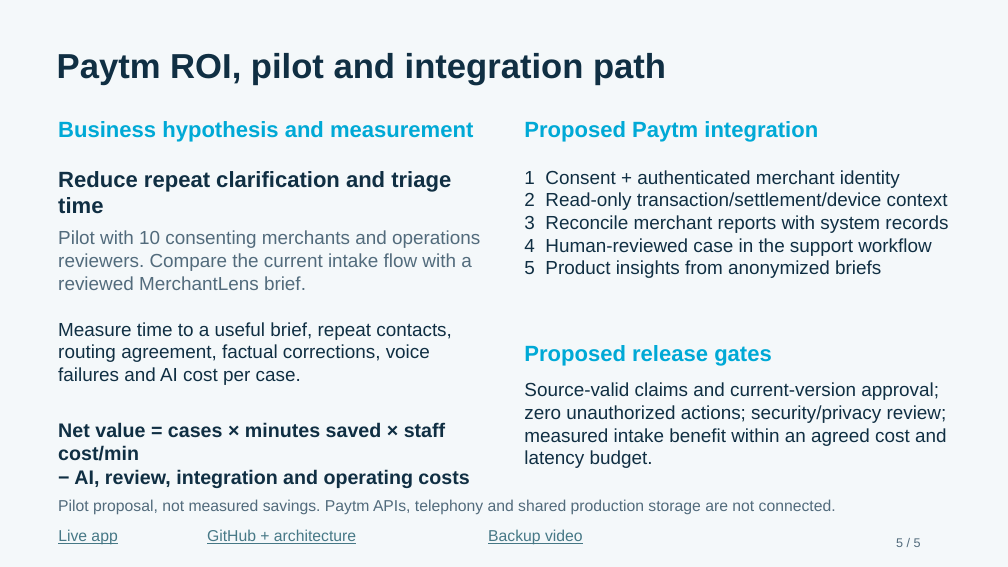
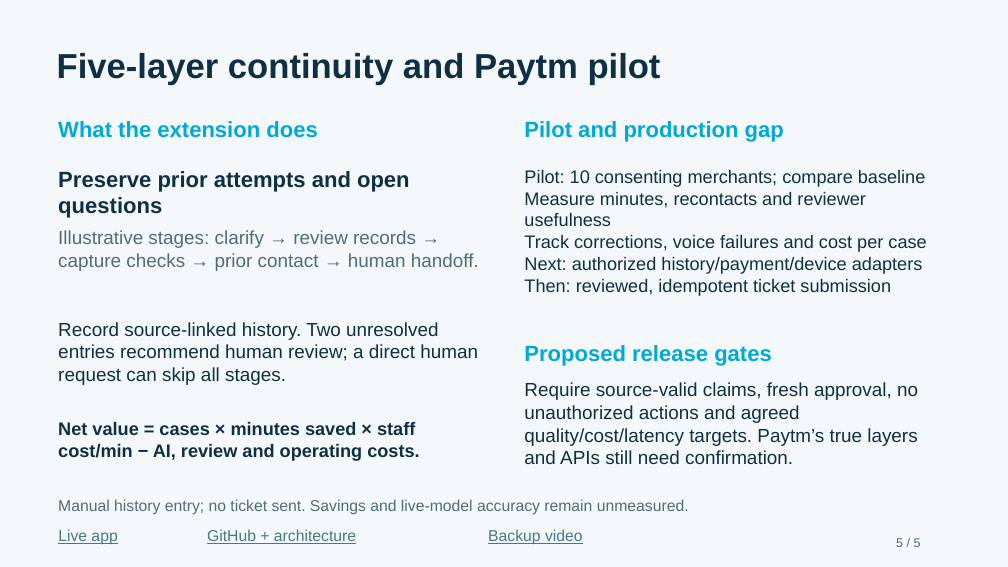
Before and after one commit to gowtham66867/merchantlens-paytm, a slide deck: slide 5 of docs/MerchantLens-Five-Slide-Pitch.pptx. Drawn at 1008x567 pixels with LibreOffice and Linux fonts; fonts in the diff are those of the drawing. Boxes give left, top, right and bottom in pixels: in the first picture for what was removed or moved away, otherwise in the second. Text is boxed around its words. In the diff, an @@ line names an element or a change of style, - is before the commit and + after.

Commit message:
Capture technical feedback and incorporate it in five-slide pitch

```diff
--- a/docs/MerchantLens-Five-Slide-Pitch.pptx
+++ b/docs/MerchantLens-Five-Slide-Pitch.pptx
@@ text at (x1=57, y1=53, x2=661, y2=85): text changed @@
-Paytm ROI, pilot and integration path
+Five-layer continuity and Paytm pilot
@@ text at (x1=58, y1=121, x2=317, y2=138): text changed @@
-Business hypothesis and measurement
+What the extension does
@@ text at (x1=524, y1=121, x2=784, y2=142): text changed @@
-Proposed Paytm integration
+Pilot and production gap
@@ text at (x1=58, y1=171, x2=410, y2=218): text changed @@
-Reduce repeat clarification and triage time
+Preserve prior attempts and open questions
@@ text at (x1=524, y1=170, x2=926, y2=296): text changed; size 18 to 17.2 pt @@
-1 Consent + authenticated merchant identity
-2 Read-only transaction/settlement/device context
-3 Reconcile merchant reports with system records
-4 Human-reviewed case in the support workflow
-5 Product insights from anonymized briefs
+Pilot: 10 consenting merchants; compare baseline
+Measure minutes, recontacts and reviewer usefulness
+Track corrections, voice failures and cost per case
+Next: authorized history/payment/device adapters
+Then: reviewed, idempotent ticket submission
@@ text at (x1=58, y1=230, x2=479, y2=271): text changed @@
-Pilot with 10 consenting merchants and operations reviewers. Compare the current intake flow with a reviewed MerchantLens brief.
+Illustrative stages: clarify → review records → capture checks → prior contact → human handoff.
@@ text at (x1=58, y1=322, x2=478, y2=385): text changed @@
-Measure time to a useful brief, repeat contacts, routing agreement, factual corrections, voice failures and AI cost per case.
+Record source-linked history. Two unresolved entries recommend human review; a direct human request can skip all stages.
@@ text at (x1=524, y1=382, x2=918, y2=464): text changed @@
-Source-valid claims and current-version approval; zero unauthorized actions; security/privacy review; measured intake benefit within an agreed cost and latency budget.
+Require source-valid claims, fresh approval, no unauthorized actions and agreed quality/cost/latency targets. Paytm’s true layers and APIs still need confirmation.
@@ text at (x1=58, y1=422, x2=419, y2=461): text changed; size 18.8 to 17.2 pt @@
-Net value = cases × minutes saved × staff cost/min
-− AI, review, integration and operating costs
+Net value = cases × minutes saved × staff cost/min − AI, review and operating costs.
@@ text at (x1=58, y1=499, x2=689, y2=515): text changed @@
-Pilot proposal, not measured savings. Paytm APIs, telephony and shared production storage are not connected.
+Manual history entry; no ticket sent. Savings and live-model accuracy remain unmeasured.
```
Also in this commit, not shown: 4 other slides changed, 2 other files.
